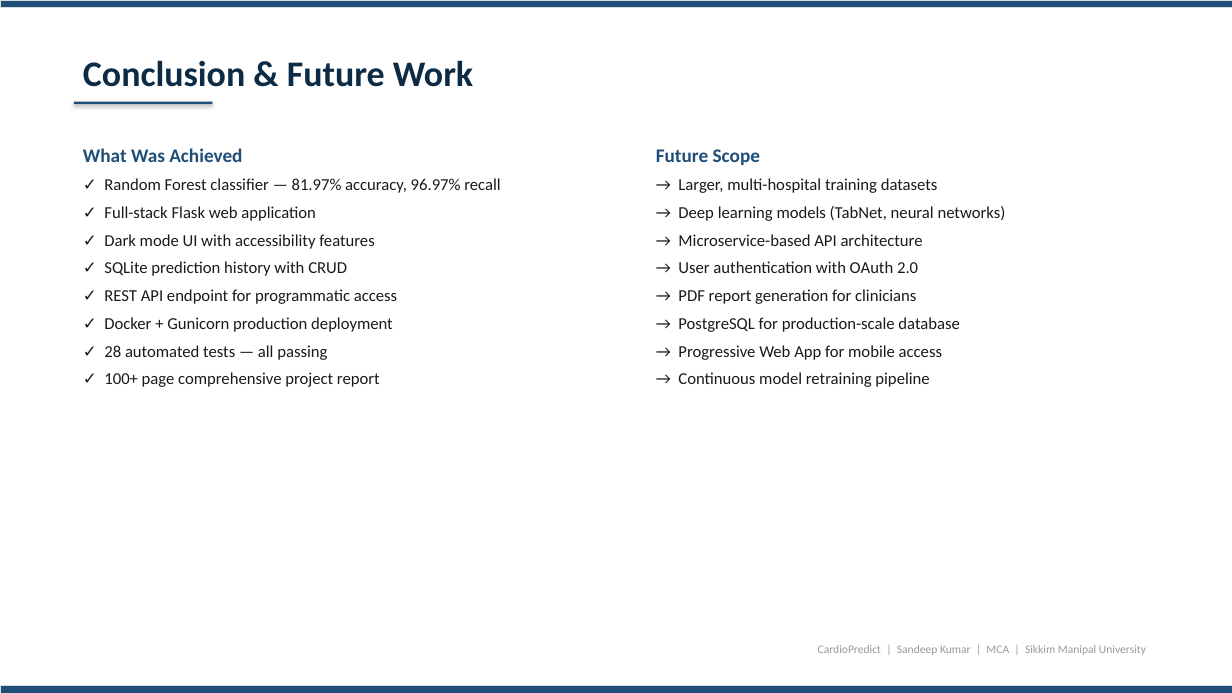
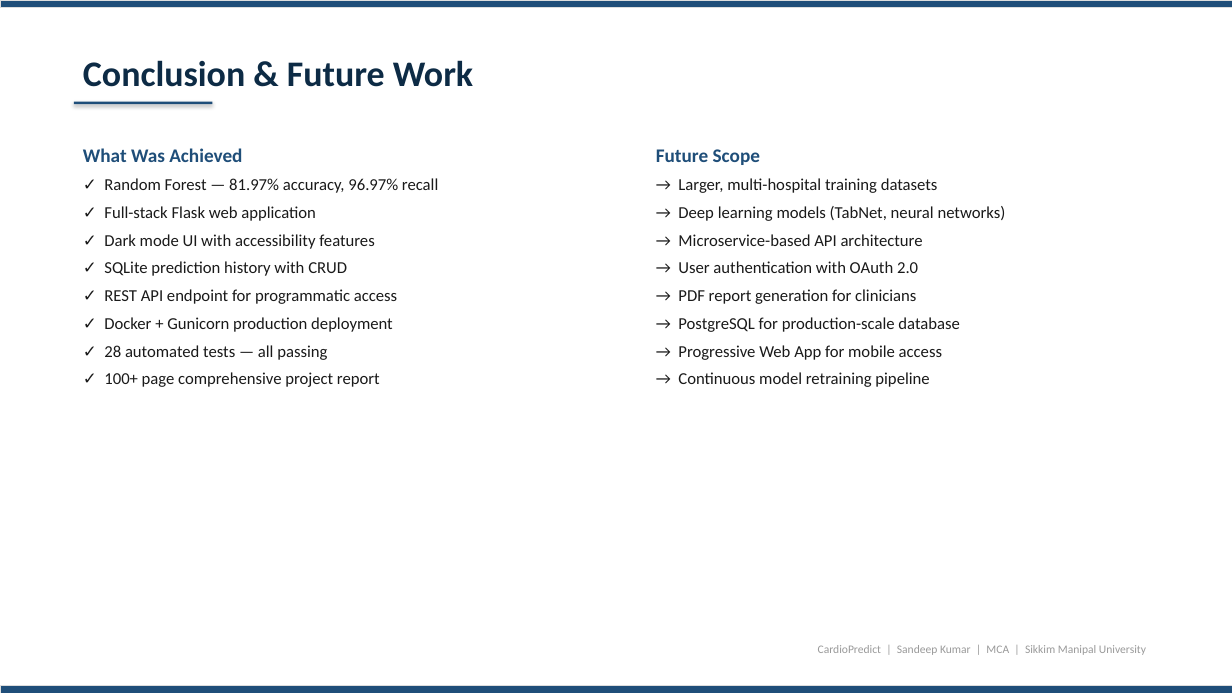
Before and after one commit to sandeeep-kr/HeartDiseaseProject, a slide deck: slide 14 of CardioPredict_Presentation.pptx. Drawn at 1232x693 pixels with LibreOffice and Linux fonts; fonts in the diff are those of the drawing. Boxes give left, top, right and bottom in pixels: in the first picture for what was removed or moved away, otherwise in the second. Text is boxed around its words. In the diff, an @@ line names an element or a change of style, - is before the commit and + after.

```diff
--- a/CardioPredict_Presentation.pptx
+++ b/CardioPredict_Presentation.pptx
@@ text at [104, 178, 438, 193]: text changed @@
-✓ Random Forest classifier — 81.97% accuracy, 96.97% recall
+✓ Random Forest — 81.97% accuracy, 96.97% recall
```
Also in this commit, not shown: 10 other slides changed, 1 other file.
